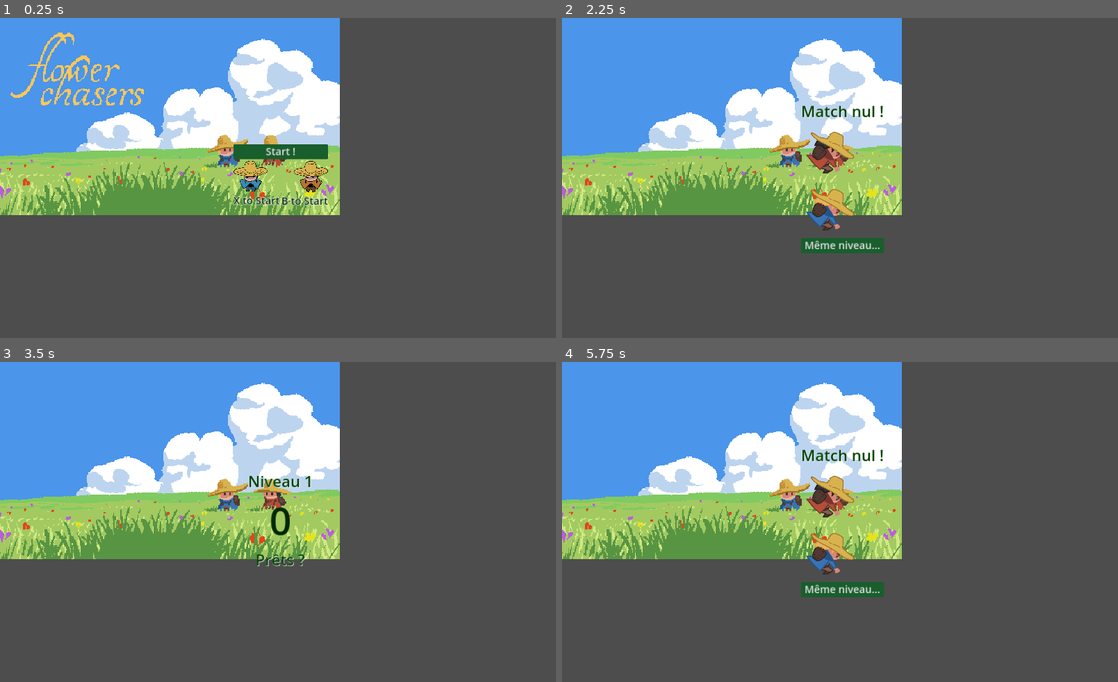
Above: before the commit, frames 1-4 (two rows, left to right).
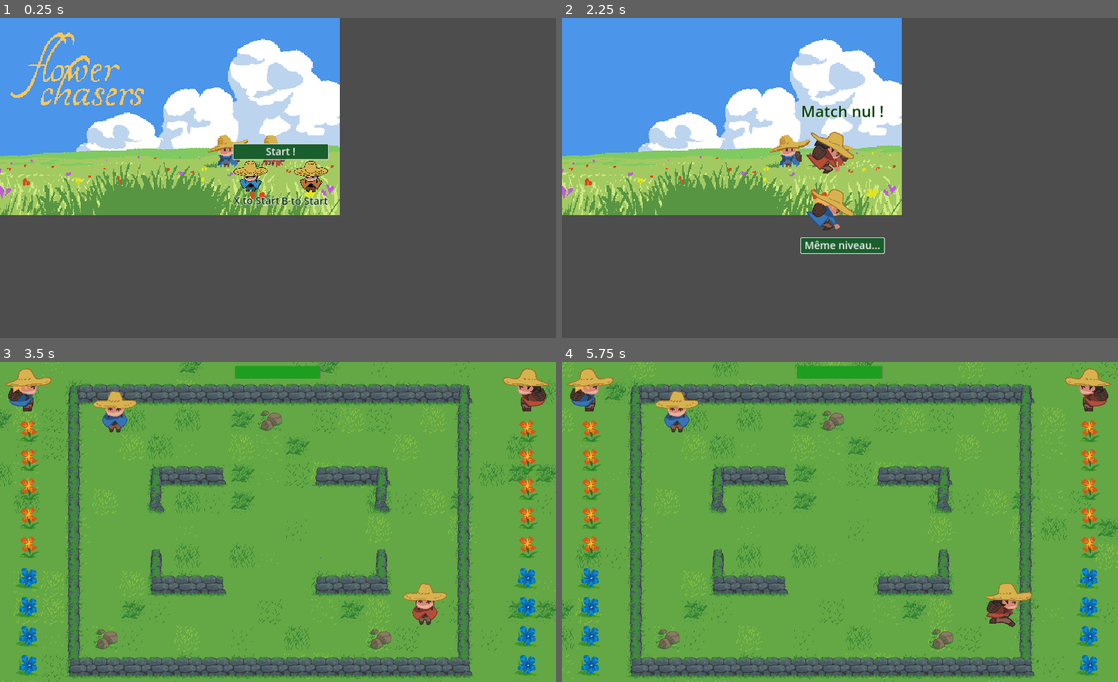
Above: after the commit, the same moments.

Repository: FablabMurat/2025GameJamCantal-1
Game: Godot game, scene res://root.tscn
The game is run twice, just before and just after one commit, with the same random seed, the same clock (stepped at 60 frames per second) and the same inputs.
Inputs (mouse positions are in pixels of both pictures, inside the frame that each line leads up to):
- Up to frame 1 (0.25 s): no input
- Up to frame 2 (2.25 s): click "Start !" at 0.5 s; tap Enter (ui_accept) at 1.25, 1.52 s; hold Right (ui_right) from 1.28 s (still down); tap Backspace (ui_endoflevel) at 1.35, 2.1 s
- Up to frame 3 (3.5 s): tap Enter (ui_accept) at 2.27 s; release Right (ui_right) at 2.75 s; click (278, 589) at 2.75 s, where only the run before the commit has a clickable "Même niveau..."
- Up to frame 4 (5.75 s): hold Left (ui_left) 3.53-4.28 s; tap Backspace (ui_endoflevel) at 3.6, 4.35, 5.1 s; hold Right (ui_right) from 4.28 s (still down); tap Enter (ui_accept) at 4.52, 5, 5.27 s

The runs differ from the first frame. In frame 1, 0.1% of the frame differs, in the area x 41-60%, y 39-45%; in frame 2, 0.1%; in frame 3, 92%; in frame 4, 92%, in the area x 0-100%, y 0-100%.

Commit message:
Ajout du grab_focus pour piloter les boutons Start, Niveau et Restart au clavier (Entrée)

Diff:
--- a/root.gd
+++ b/root.gd
@@ -38,6 +38,7 @@
 	%VBoxScore.hide()
 	%StartButton.text = "  Start !  "
 	%StartButton.show()
+	%StartButton.grab_focus()
 	$TimerInactivite.stop()
 	#TODO : il faudrait aussi que le start soit déclenché par une action manette
 	waitingtostart = true
@@ -139,6 +140,7 @@
 		%StartButton.text = " Restart "
 		level = 1  # On se prépare pour la prochaine partie
 		%StartButton.show()
+		%StartButton.grab_focus()
 		$CenterContainer.show()
 		$TimerInactivite.start()
 	else:
@@ -148,6 +150,7 @@
 		else:
 			%StartButton.text = " Suivant... "
 		%StartButton.show()
+		%StartButton.grab_focus()
 		$CenterContainer.show()
 
 func _on_timer_inactivite_timeout() -> void:
